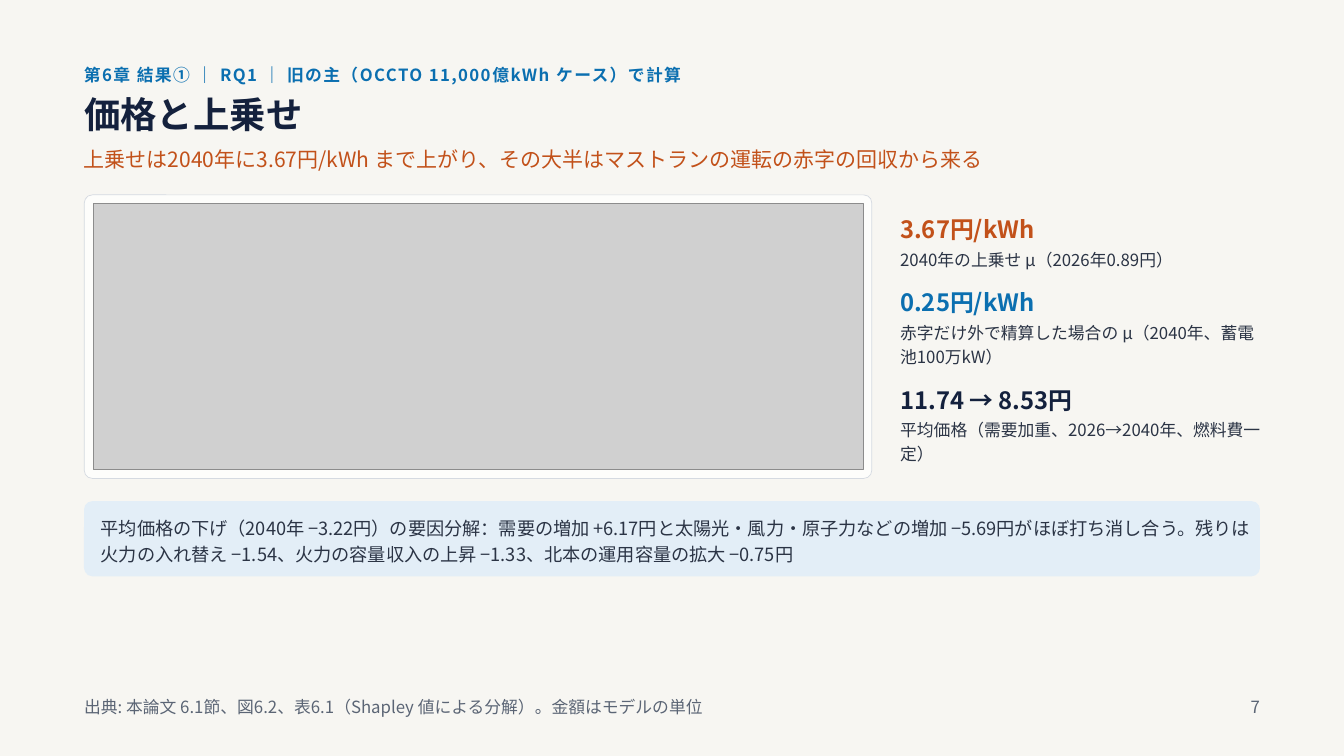
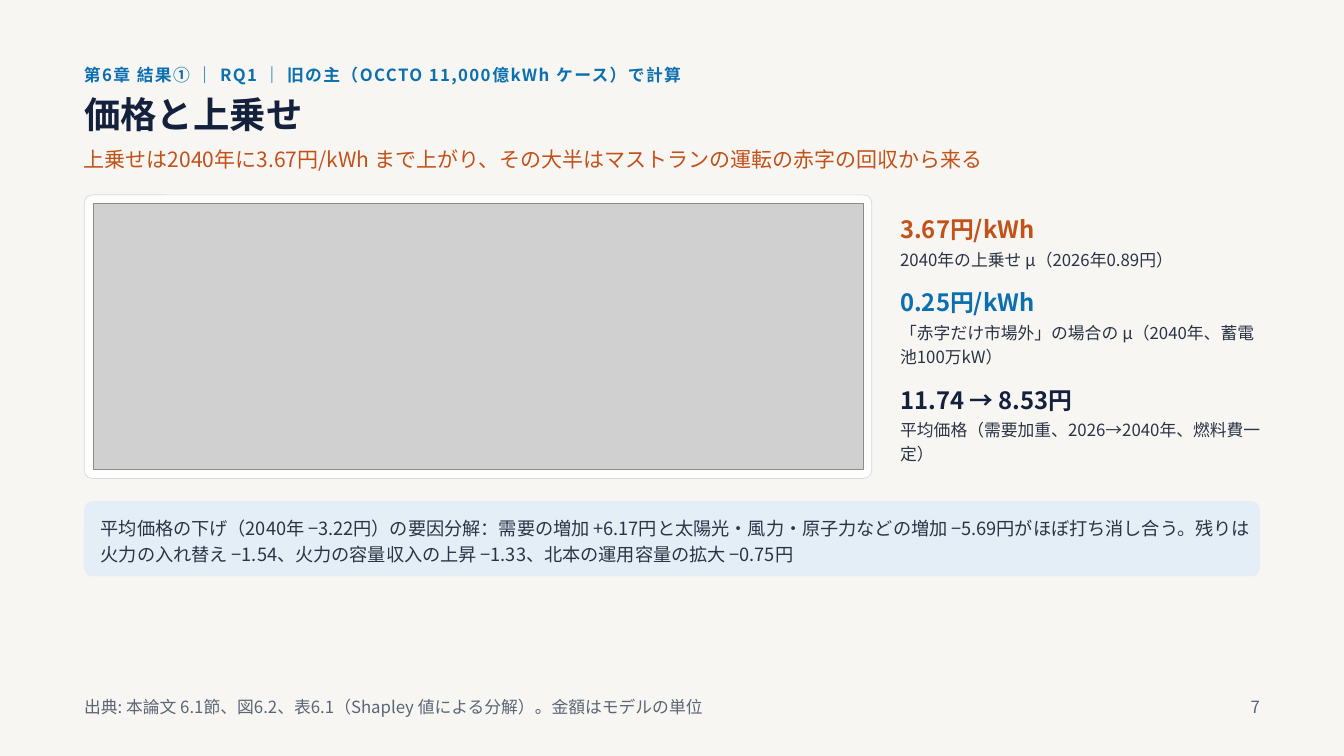
Before and after one commit to dikbb69/work, a slide deck: slide 7 of thesis/slides/20261103_progress/修論の内容と構成（進捗報告11_3）_新しい主_簡易見積.pptx. Drawn at 1344x756 pixels with LibreOffice and Linux fonts; fonts in the diff are those of the drawing; grey boxes stand for pictures. Boxes give left, top, right and bottom in pixels: in the first picture for what was removed or moved away, otherwise in the second. Text is boxed around its words. In the diff, an @@ line names an element or a change of style, - is before the commit and + after.

```diff
--- a/thesis/slides/20261103_progress/修論の内容と構成（進捗報告11_3）_新しい主_簡易見積.pptx
+++ b/thesis/slides/20261103_progress/修論の内容と構成（進捗報告11_3）_新しい主_簡易見積.pptx
@@ text at (900, 325, 1254, 365): text changed @@
-赤字だけ外で精算した場合の μ（2040年、蓄電池100万kW）
+「赤字だけ市場外」の場合の μ（2040年、蓄電池100万kW）
```
Also in this commit, not shown: 6 other slides changed, 1 other file.
